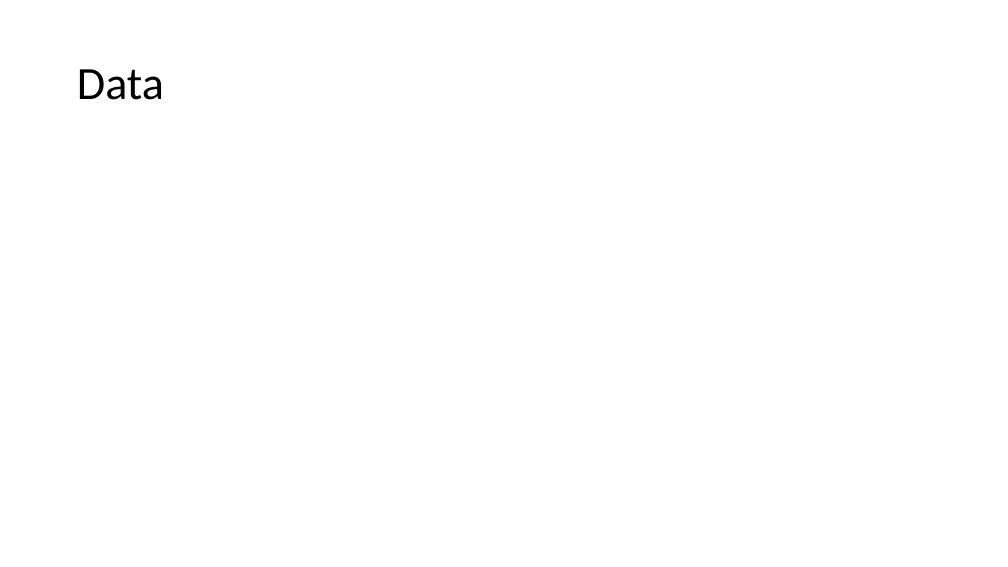
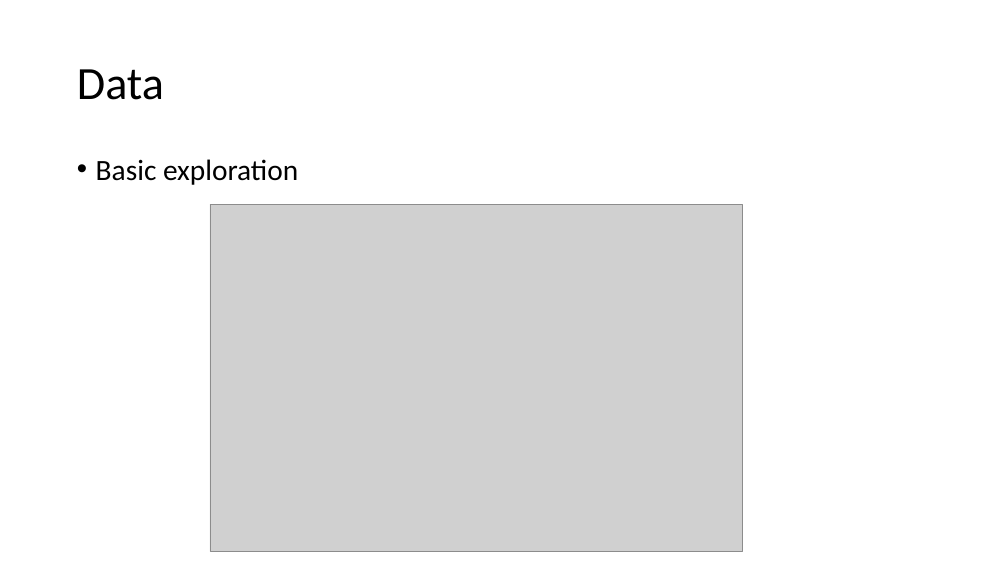
Before and after one commit to Createdd/computervision_ue, a slide deck: slide 5 of present1.pptx (slide 4 before the commit). Drawn at 1008x567 pixels with LibreOffice and Linux fonts; fonts in the diff are those of the drawing; grey boxes stand for pictures. Boxes give left, top, right and bottom in pixels: in the first picture for what was removed or moved away, otherwise in the second. Text is boxed around its words. In the diff, an @@ line names an element or a change of style, - is before the commit and + after.

Commit message:
update presentation; add notebook for image eda

```diff
--- a/present1.pptx
+++ b/present1.pptx
@@ text added at (96,159,298,185), 28 pt, text #000000 @@
+• Basic exploration
@@ picture added at (210,204,743,551) @@
```
Also in this commit, not shown: 1 other slide changed, 1 slide added, 3 other files.
